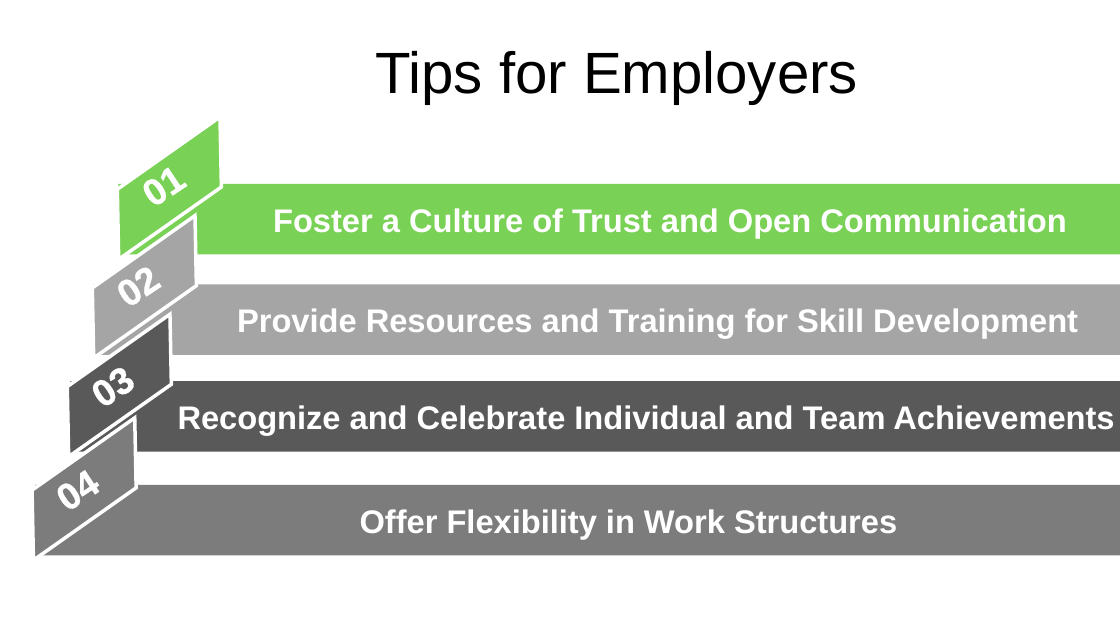
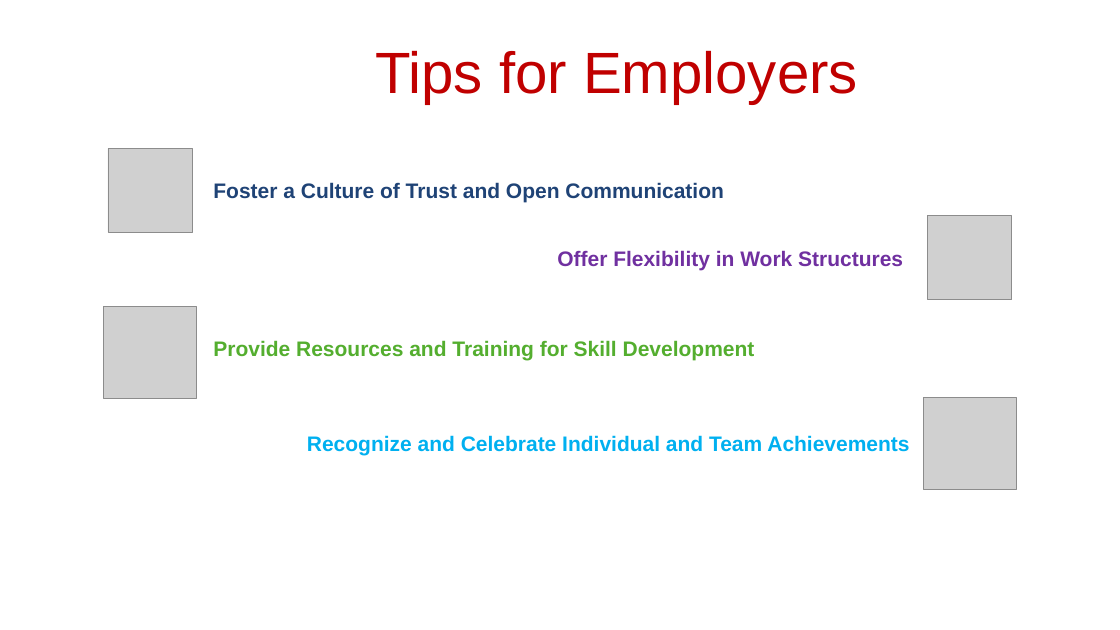
Before and after one commit to tringuyen2711/JTYB, a slide deck: slide 10 of Challenge 0/Autonomy.pptx. Drawn at 1120x630 pixels with LibreOffice and Linux fonts; fonts in the diff are those of the drawing; grey boxes stand for pictures. Boxes give left, top, right and bottom in pixels: in the first picture for what was removed or moved away, otherwise in the second. Text is boxed around its words. In the diff, an @@ line names an element or a change of style, - is before the commit and + after.

```diff
--- a/Challenge 0/Autonomy.pptx
+++ b/Challenge 0/Autonomy.pptx
@@ text "Tips for Employers" at (375,50,858,104): text colour #000000 to #C00000 @@
@@ parallelogram removed at (85,117,253,259) @@
@@ picture added at (108,149,192,233) @@
@@ text removed at (153,168,188,215) @@
-01
@@ text "Foster a Culture of Trust ...": place and size @@
-text "Foster a Culture of Trust ..." at (118,184,1120,255)
+text "Foster a Culture of Trust ..." at (213,182,723,203)
@@ text "Foster a Culture of Trust ..." at (213,182,723,203): size 28 to 18 pt, text colour #FFFFFF to #1F4376; alignment centre to left; fill #79D155 to none @@
@@ parallelogram removed at (61,216,229,358) @@
@@ text "Offer Flexibility in Work Structures": place and size @@
-text "Offer Flexibility in Work Structures" at (35,485,1120,555)
+text "Offer Flexibility in Work Structures" at (557,250,903,270)
@@ text "Offer Flexibility in Work Structures" at (557,250,903,270): size 28 to 18 pt, text colour #FFFFFF to #7030A0; alignment centre to right; fill #7C7C7C to none @@
@@ picture added at (928,216,1012,300) @@
@@ text removed at (128,268,163,315) @@
-02
@@ parallelogram removed at (35,314,203,456) @@
@@ picture added at (104,307,197,399) @@
@@ text "Provide Resources and Training for ...": place and size @@
-text "Provide Resources and Training for ..." at (93,285,1120,355)
+text "Provide Resources and Training for ..." at (213,340,755,361)
@@ text "Provide Resources and Training for ..." at (213,340,755,361): size 28 to 18 pt, text colour #FFFFFF to #54AE2F; alignment centre to left; fill #A5A5A5 to none @@
@@ text removed at (103,369,138,416) @@
-03
@@ parallelogram removed at (0,418,168,561) @@
@@ text "Recognize and Celebrate Individual and ...": place and size @@
-text "Recognize and Celebrate Individual and ..." at (71,381,1120,452)
+text "Recognize and Celebrate Individual and ..." at (307,435,909,456)
@@ text "Recognize and Celebrate Individual and ..." at (307,435,909,456): size 28 to 18 pt, text colour #FFFFFF to #00B0F0; alignment centre to left; fill #595959 to none @@
@@ picture added at (924,397,1017,490) @@
@@ text removed at (67,472,102,519) @@
-04
```
Also in this commit, not shown: 8 other slides changed.
